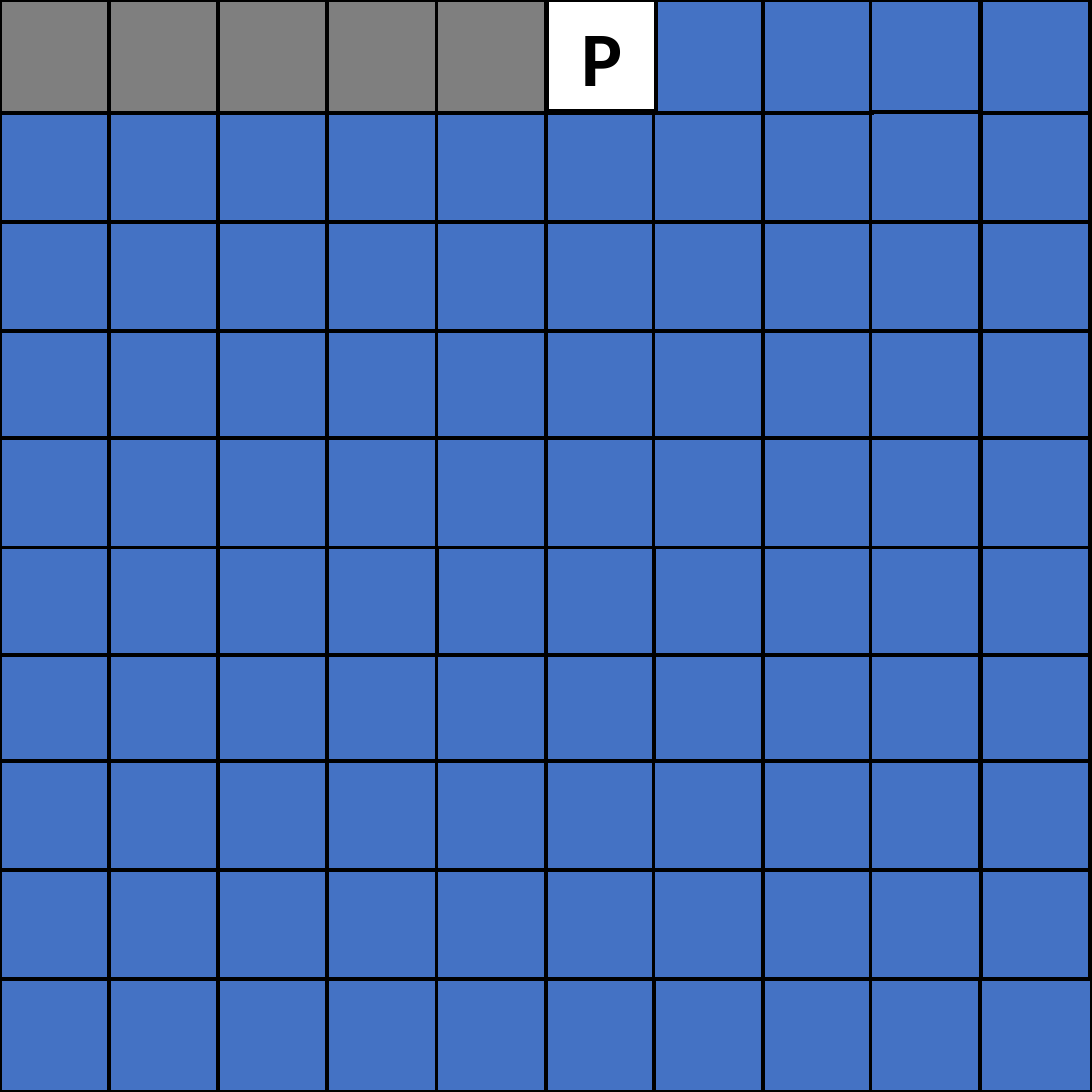
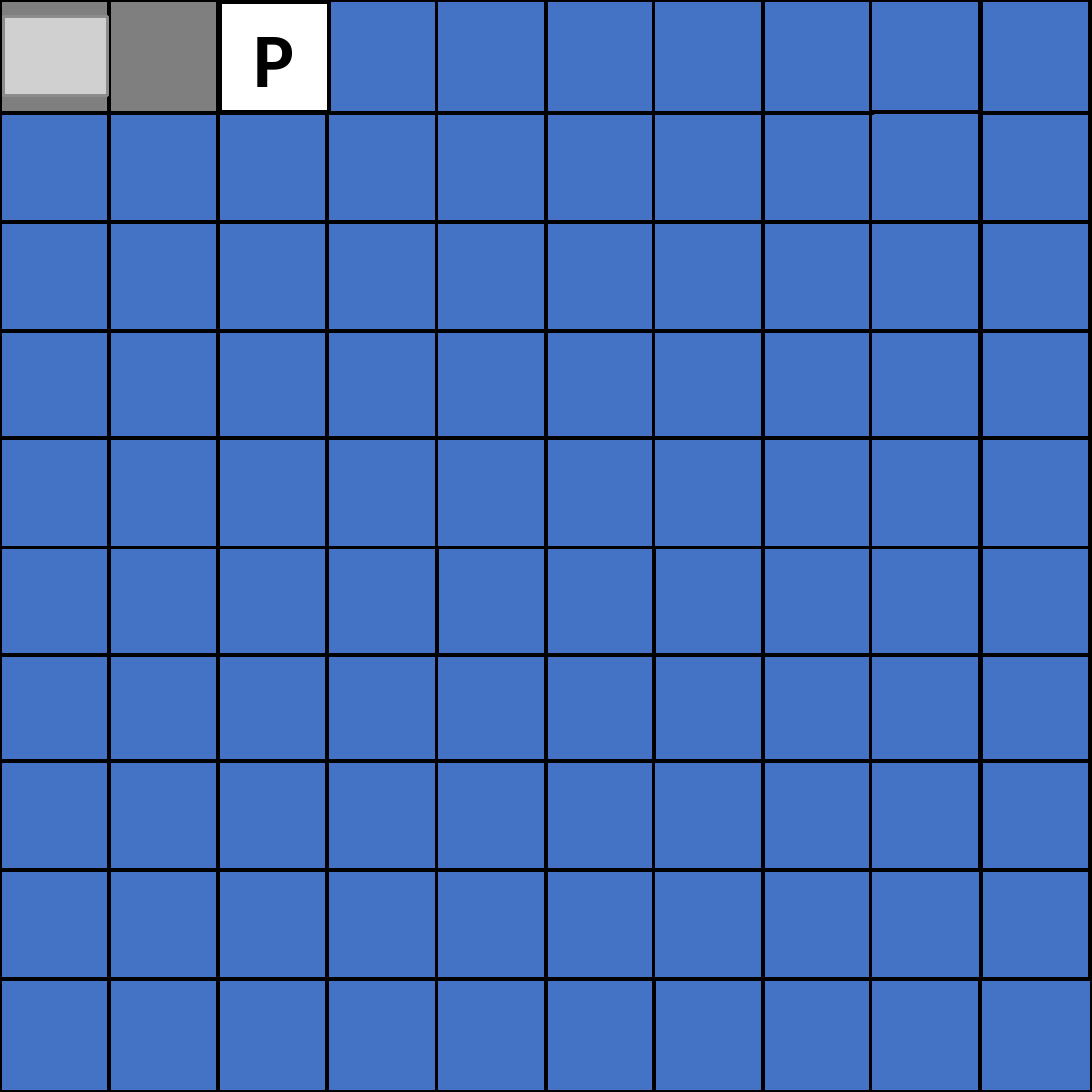
Before and after one commit to pierreghesqui/apprendreBoucle, a slide deck: slide 5 of fonctions/Nouveau Microsoft PowerPoint Presentation.pptx (slide 8 before the commit). Drawn at 1092x1092 pixels with LibreOffice and Linux fonts; fonts in the diff are those of the drawing; grey boxes stand for pictures. Boxes give left, top, right and bottom in pixels: in the first picture for what was removed or moved away, otherwise in the second. Text is boxed around its words. In the diff, an @@ line names an element or a change of style, - is before the commit and + after.

```diff
--- a/fonctions/Nouveau Microsoft PowerPoint Presentation.pptx
+++ b/fonctions/Nouveau Microsoft PowerPoint Presentation.pptx
@@ picture added at (x1=4, y1=18, x2=109, y2=98) @@
@@ rectangle "P" moved from (x1=546, y1=0, x2=654, y2=111) to (x1=219, y1=3, x2=327, y2=114) @@
@@ fill #7F7F7F to #4472C4 in 3 elements at (x1=219, y1=0, x2=360, y2=114), (x1=327, y1=0, x2=435, y2=114), (x1=435, y1=0, x2=543, y2=114) @@
```
Also in this commit, not shown: 3 other slides changed, 3 slides added, 12 other files.
